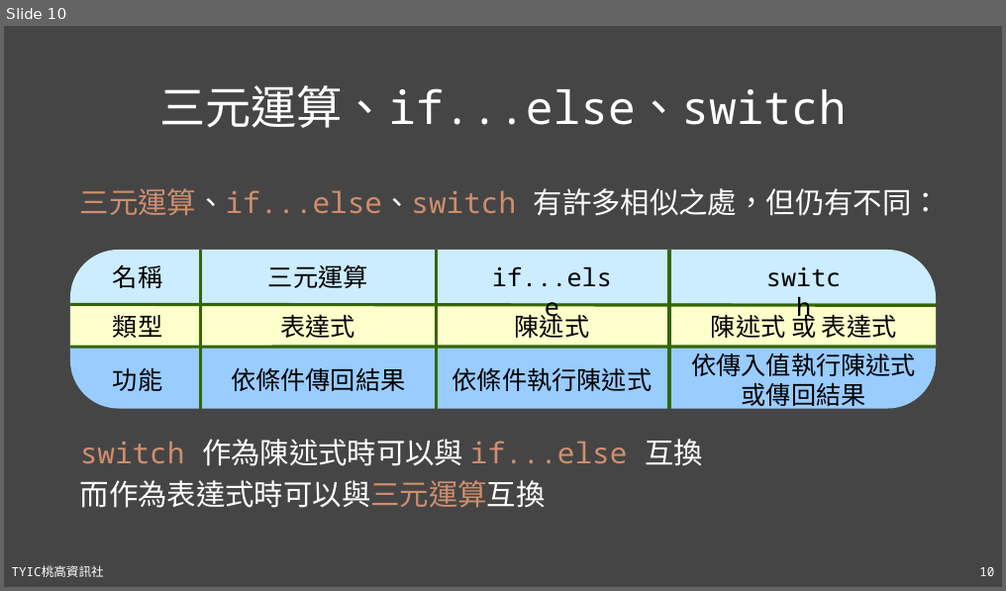
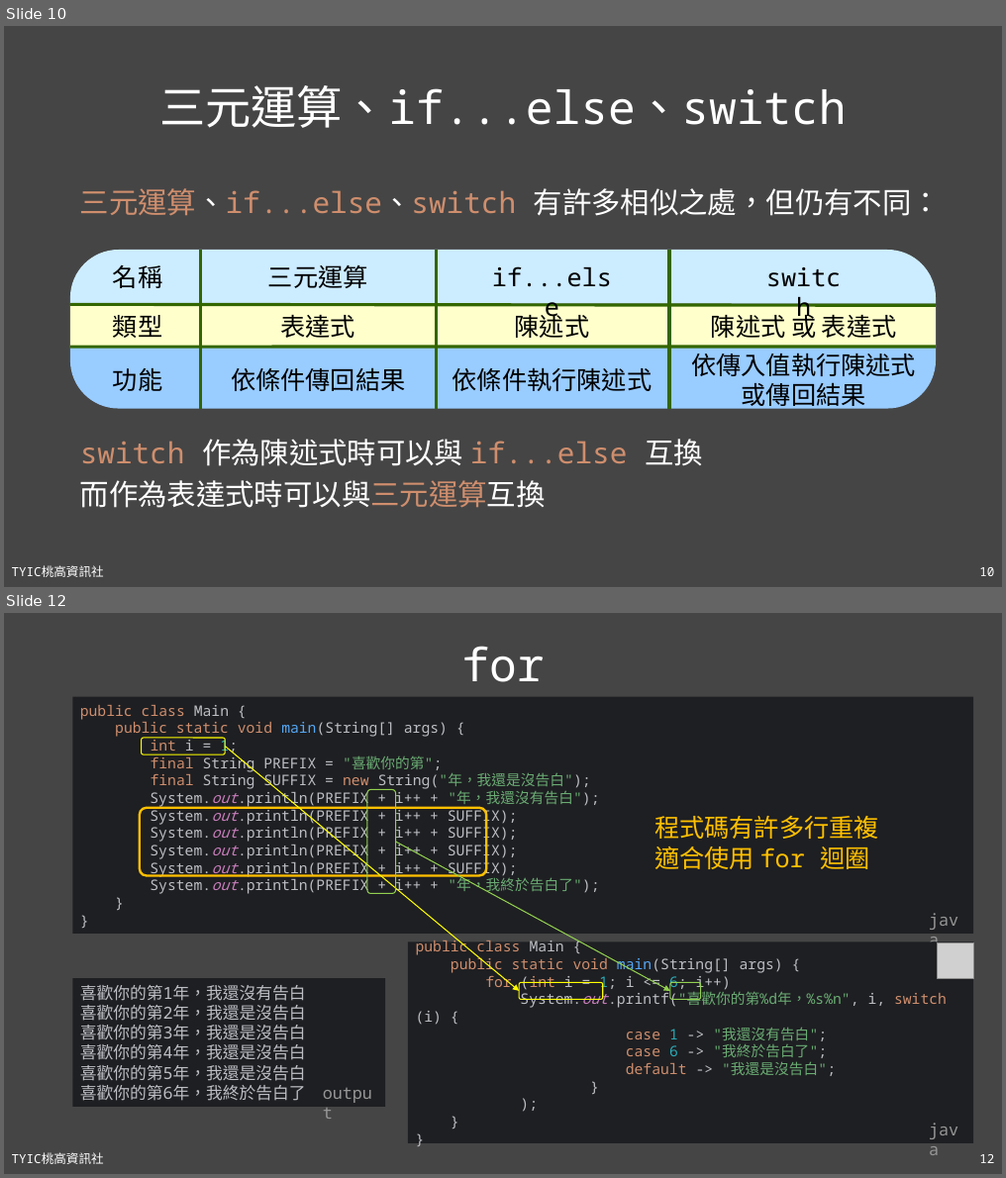
Before and after one commit to TYSHIC/slides, a slide deck: powerpoint/06_流程控制.pptx. Shown one above the other, each under a label of ours: slide 10 before the commit, slides 10 and 12 after it; the slides between them are not shown. The pictures are 1006x591 and 1006x1178 pixels, drawn with LibreOffice and Linux fonts; fonts in the diff are those of the drawing; grey boxes stand for pictures. Boxes give left, top, right and bottom in pixels: in the first picture for what was removed or moved away, otherwise in the second. Text is boxed around its words. In the diff, an @@ line names an element or a change of style, - is before the commit and + after.

```diff
--- a/powerpoint/06_流程控制.pptx
+++ b/powerpoint/06_流程控制.pptx
@@ slide 12 added at <box>4,613,1002,1174</box>, background #454545; not listed: 2 template elements that a slide beside it also shows @@
@@ title added at <box>461,646,544,682</box>, 44 pt, text #FFFFFF @@
+for
@@ rectangle added at <box>73,697,973,934</box>, fill #1E1F22, 14 pt, text #BCBEC4 @@
+public class Main {
+public static void main(String[] args) {
+int i = 1;
+final String PREFIX = "喜歡你的第";
+final String SUFFIX = new String("年，我還是沒告白");
+System.out.println(PREFIX + i++ + "年，我還沒有告白");
+System.out.println(PREFIX + i++ + SUFFIX);
+System.out.println(PREFIX + i++ + SUFFIX);
+System.out.println(PREFIX + i++ + SUFFIX);
+System.out.println(PREFIX + i++ + SUFFIX);
+System.out.println(PREFIX + i++ + "年，我終於告白了");
+}
+}
@@ rounded rectangle added at <box>141,738,225,756</box>, outline #FFFF00 1 pt @@
@@ arrow added from (225, 747) to (519, 991), #FFFF00 1 pt @@
@@ rounded rectangle added at <box>367,789,395,894</box>, outline #92D050 1 pt @@
@@ rounded rectangle added at <box>140,808,487,875</box>, outline #FFC000 2.25 pt @@
@@ text added at <box>654,816,879,869</box>, 24 pt, text #FFC000 @@
+程式碼有許多行重複
+適合使用 for 迴圈
@@ arrow added from (395, 842) to (670, 991), #92D050 1 pt @@
@@ text added at <box>922,906,973,934</box>, 16 pt, text #969696 @@
+java
@@ rectangle added at <box>408,943,973,1144</box>, fill #1E1F22, 14 pt, text #BCBEC4 @@
+public class Main {
+public static void main(String[] args) {
+for (int i = 1; i <= 6; i++)
+System.out.printf("喜歡你的第%d年，%s%n", i, switch (i) {
+case 1 -> "我還沒有告白";
+case 6 -> "我終於告白了";
+default -> "我還是沒告白";
+}
+);
+}
+}
@@ picture added at <box>938,943,974,978</box> @@
@@ rectangle added at <box>73,978,386,1107</box>, fill #1E1F22, 16 pt, text #BCBEC4 @@
+喜歡你的第1年，我還沒有告白
+喜歡你的第2年，我還是沒告白
+喜歡你的第3年，我還是沒告白
+喜歡你的第4年，我還是沒告白
+喜歡你的第5年，我還是沒告白
+喜歡你的第6年，我終於告白了
@@ rounded rectangle added at <box>519,983,603,1000</box>, outline #FFFF00 1 pt @@
@@ rounded rectangle added at <box>670,983,701,1000</box>, outline #92D050 1 pt @@
@@ text added at <box>316,1079,386,1107</box>, 16 pt, text #969696 @@
+output
@@ text added at <box>922,1116,973,1144</box>, 16 pt, text #969696 @@
+java
```
Also in this commit, not shown: 5 slides changed, 1 other file.
